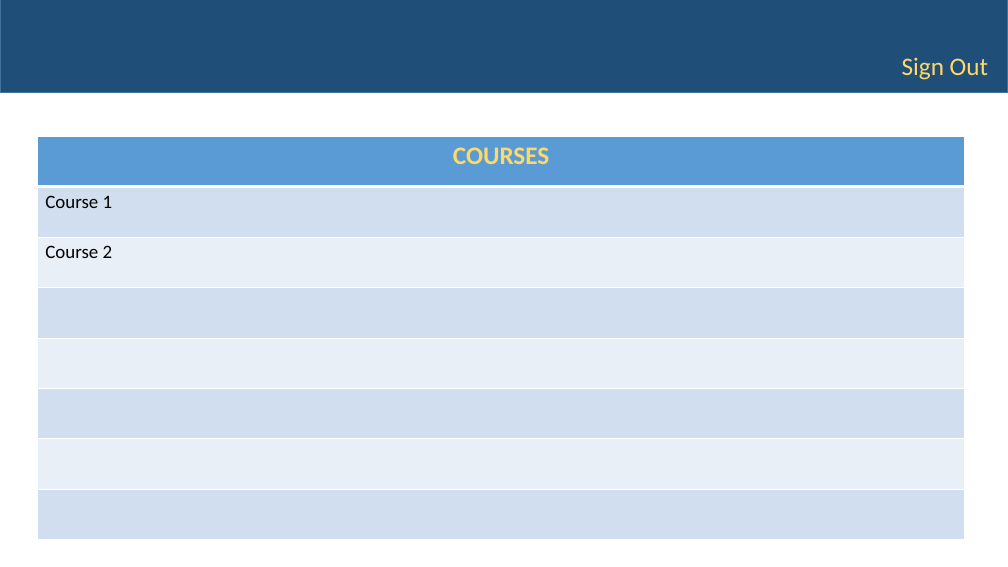
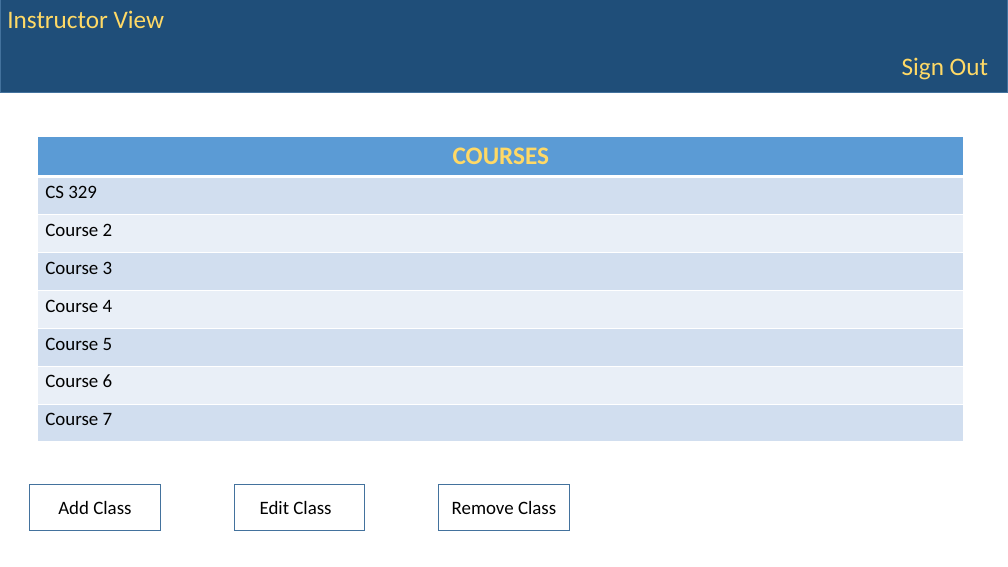
Before and after one commit to WVUP/Spring-2015, a slide deck: slide 2 of Assignments/Gradebook App PowerPont/Courtney Linville/Gradebook.pptx (slide 1 before the commit). Drawn at 1008x567 pixels with LibreOffice and Linux fonts; fonts in the diff are those of the drawing. Boxes give left, top, right and bottom in pixels: in the first picture for what was removed or moved away, otherwise in the second. Text is boxed around its words. In the diff, an @@ line names an element or a change of style, - is before the commit and + after.

```diff
--- a/Assignments/Gradebook App PowerPont/Courtney Linville/Gradebook.pptx
+++ b/Assignments/Gradebook App PowerPont/Courtney Linville/Gradebook.pptx
@@ text added at (7, 10, 164, 28), 24 pt, text #FFD966 @@
+Instructor View
@@ table at (38, 136, 964, 442) @@
-row 2, column 1: Course 1
+row 2, column 1: CS 329
-row 4, column 1: 
+row 4, column 1: Course 3
-row 5, column 1: 
+row 5, column 1: Course 4
-row 6, column 1: 
+row 6, column 1: Course 5
-row 7, column 1: 
+row 7, column 1: Course 6
-row 8, column 1: 
+row 8, column 1: Course 7
@@ rectangle added at (29, 484, 160, 531), outline #43739E 1 pt @@
@@ text added at (58, 501, 131, 514), 18 pt, text #000000 @@
+Add Class
@@ rectangle added at (234, 484, 365, 531), outline #43739E 1 pt @@
@@ text added at (260, 501, 331, 514), 18 pt, text #000000 @@
+Edit Class
@@ rectangle added at (439, 484, 569, 531), outline #43739E 1 pt @@
@@ text added at (452, 501, 556, 514), 18 pt, text #000000 @@
+Remove Class
```
Also in this commit, not shown: 3 other slides changed, 4 slides added.
